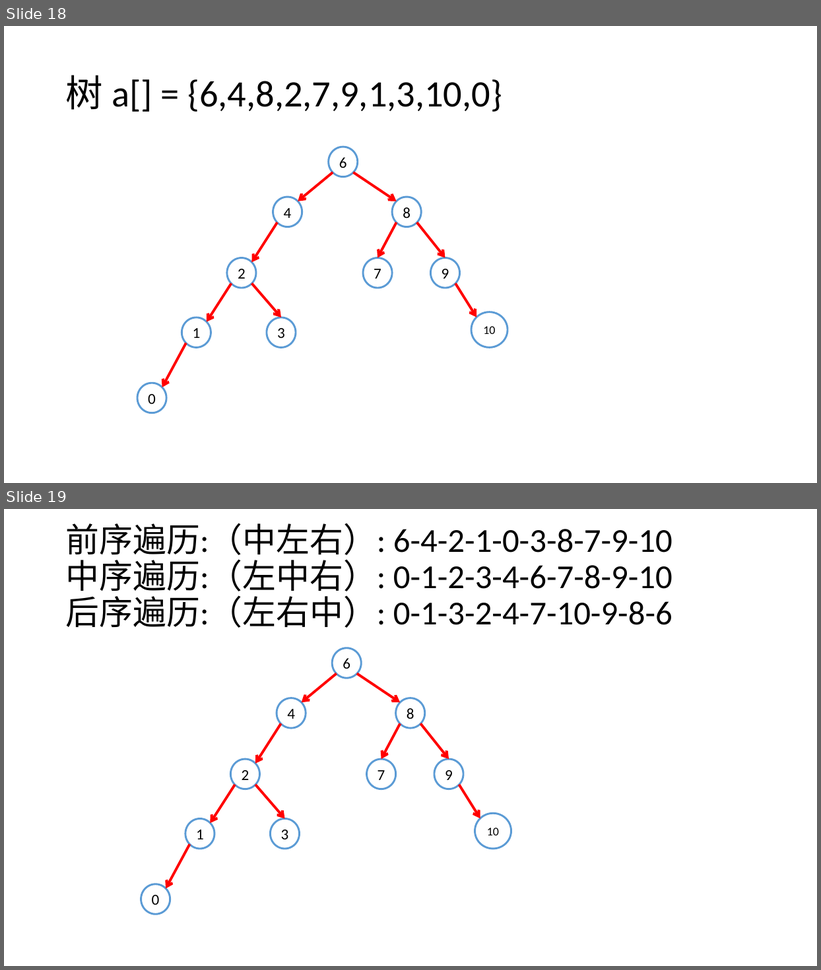
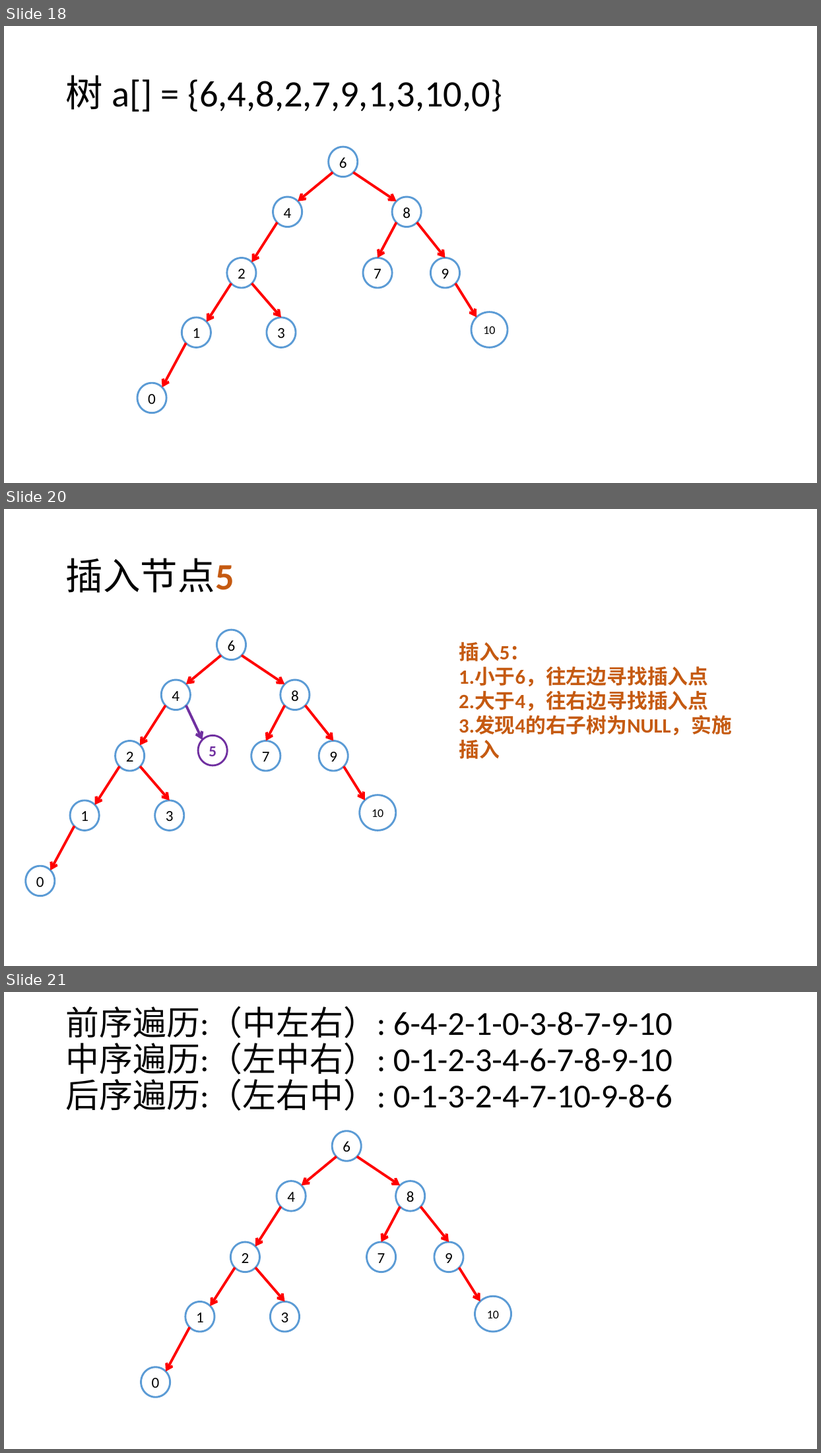
Before and after one commit to Waynefn/cpp_ds_algo, a slide deck: 课件/课件素材.pptx. Shown one above the other, each under a label of ours: slides 18 and 19 before the commit, slides 18, 20 and 21 after it; the slides between them are not shown. The pictures are 821x970 and 821x1453 pixels, drawn with LibreOffice and Linux fonts; fonts in the diff are those of the drawing. Boxes give left, top, right and bottom in pixels: in the first picture for what was removed or moved away, otherwise in the second. Text is boxed around its words. In the diff, an @@ line names an element or a change of style, - is before the commit and + after.

```diff
--- a/课件/课件素材.pptx
+++ b/课件/课件素材.pptx
@@ slide 20 added at <box>4,509,817,966</box>, background #FFFFFF @@
@@ title added at <box>66,558,234,593</box>, 44 pt, text #000000 @@
+插入节点5
@@ text added at <box>459,642,732,759</box>, 24 pt, text #C55A11, bold @@
+插入5：
+1.小于6，往左边寻找插入点
+2.大于4，往右边寻找插入点
+3.发现4的右子树为NULL，实施插入
@@ group added at <box>25,630,396,896</box>: 10 ellipses, 9 arrows @@
+6
+4
+8
+2
+3
+7
+9
+1
+10
+0
@@ arrow added from (186, 706) to (202, 740), #7030A0 3 pt @@
@@ ellipse added at <box>198,736,227,766</box>, fill #FFFFFF, outline #7030A0 2.25 pt, 18 pt, text #7030A0, bold @@
+5
@@ what was slide 19 is now slide 21 @@
```
Also in this commit, not shown: 1 slide changed, 1 other slide added.
